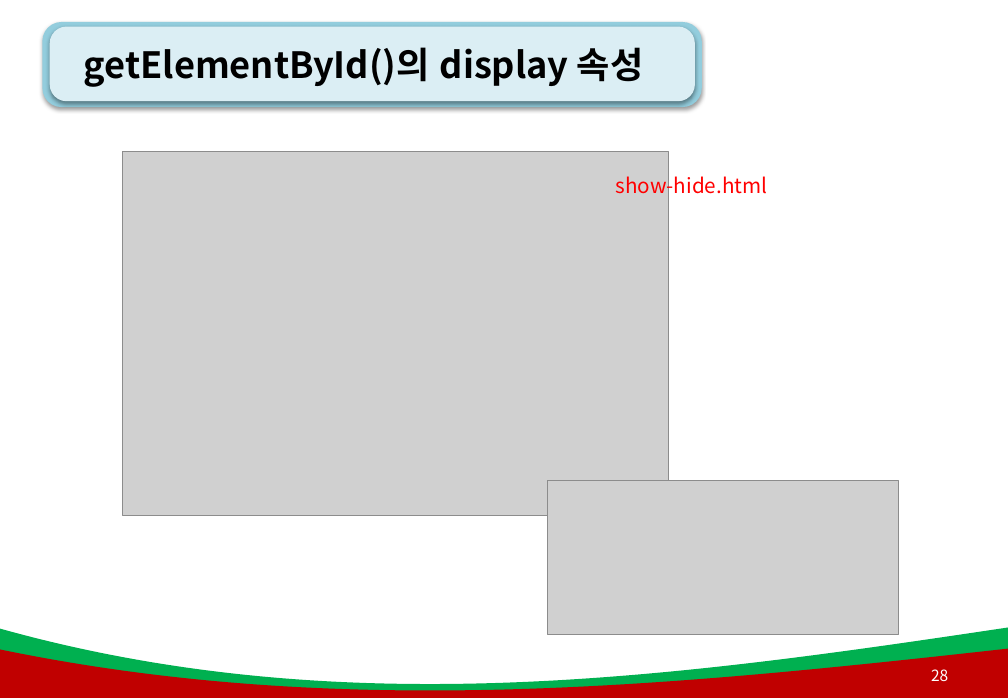
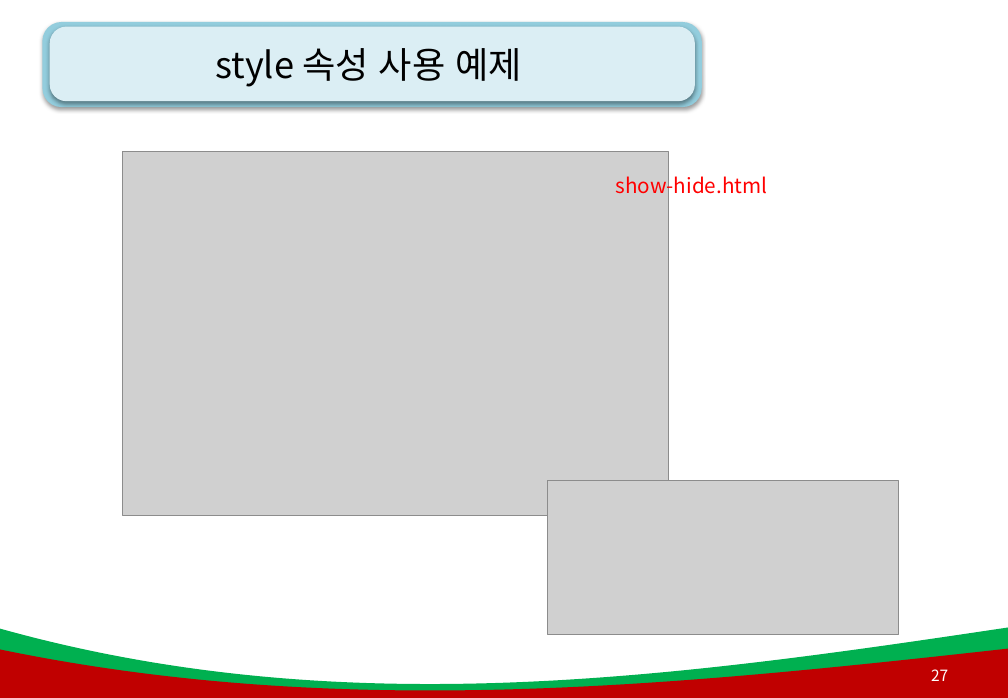
Before and after one commit to AhNyx/js_works, a slide deck: slide 27 of green_project_web/js_ppt/4강. js_함수(메서드).pptx (slide 28 before the commit). Drawn at 1008x698 pixels with LibreOffice and Linux fonts; fonts in the diff are those of the drawing; grey boxes stand for pictures; background and template pictures are left out. Boxes give left, top, right and bottom in pixels: in the first picture for what was removed or moved away, otherwise in the second. Text is boxed around its words. In the diff, an @@ line names an element or a change of style, - is before the commit and + after.

```diff
--- a/green_project_web/js_ppt/4강. js_함수(메서드).pptx
+++ b/green_project_web/js_ppt/4강. js_함수(메서드).pptx
@@ title at [215, 48, 522, 87]: text changed; bold off @@
-getElementById()의 display 속성
+style 속성 사용 예제
@@ page number at [931, 669, 948, 681]: text changed @@
-28
+27
```
Also in this commit, not shown: 9 other slides changed, 3 slides added, 31 other files.
